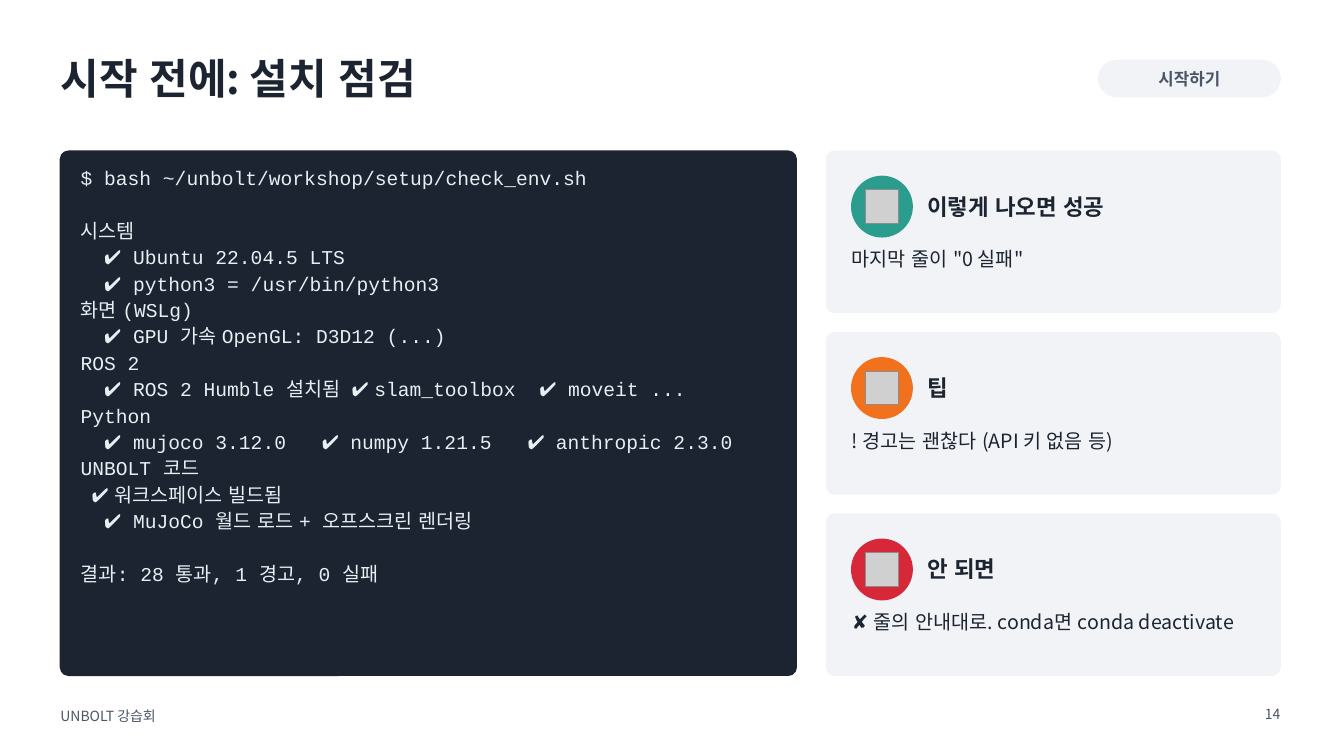
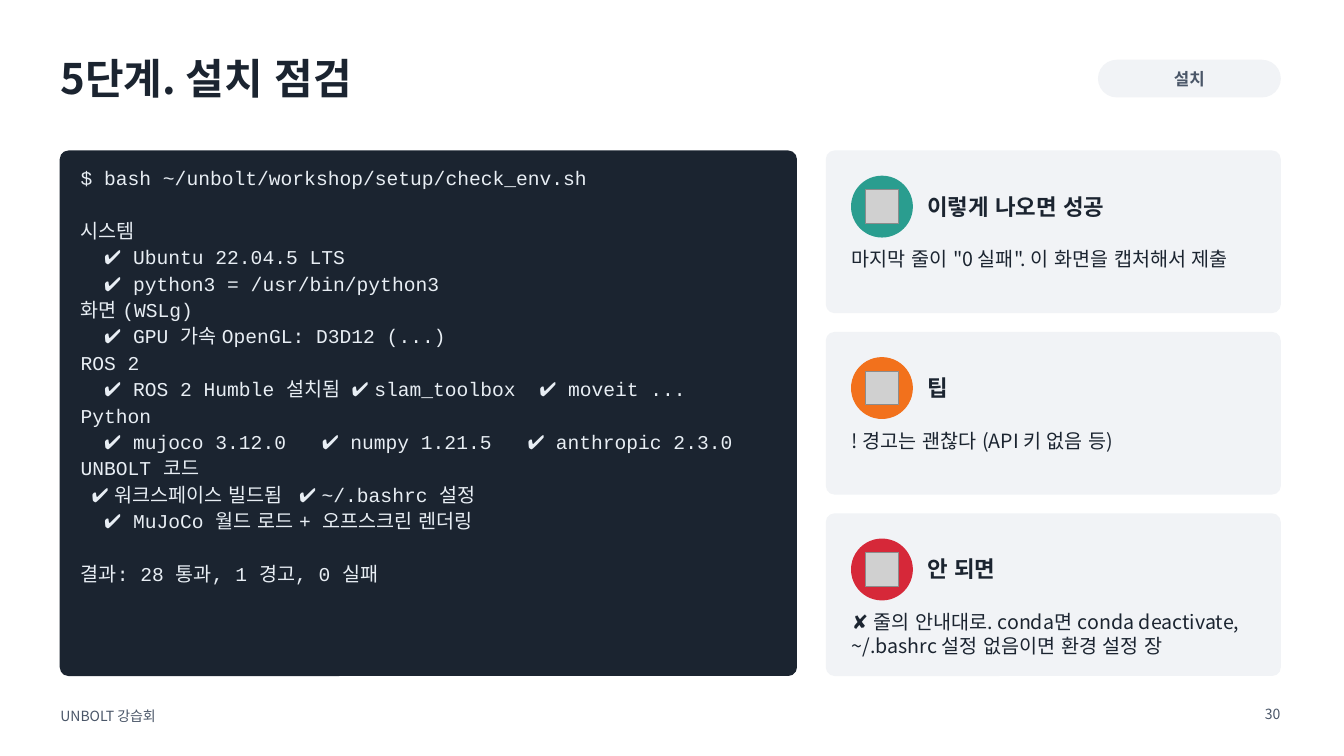
Before and after one commit to sejiny3/AIRLAB, a slide deck: slide 30 of workshop/slides/UNBOLT_workshop.pptx (slide 14 before the commit). Drawn at 1344x756 pixels with LibreOffice and Linux fonts; fonts in the diff are those of the drawing; grey boxes stand for pictures. Boxes give left, top, right and bottom in pixels: in the first picture for what was removed or moved away, otherwise in the second. Text is boxed around its words. In the diff, an @@ line names an element or a change of style, - is before the commit and + after.

```diff
--- a/workshop/slides/UNBOLT_workshop.pptx
+++ b/workshop/slides/UNBOLT_workshop.pptx
@@ title at box(60, 58, 352, 98): text changed @@
-시작 전에: 설치 점검
+5단계. 설치 점검
@@ text at box(1174, 71, 1205, 87): text changed @@
-시작하기
+설치
@@ text at box(852, 249, 1228, 268): text changed @@
-마지막 줄이 "0 실패"
+마지막 줄이 "0 실패". 이 화면을 캡처해서 제출
@@ text at box(114, 485, 476, 504): text changed @@
-✔ 워크스페이스 빌드됨
+✔ 워크스페이스 빌드됨 ✔ ~/.bashrc 설정
@@ text at box(852, 612, 1239, 657): text changed @@
-✘ 줄의 안내대로. conda면 conda deactivate
+✘ 줄의 안내대로. conda면 conda deactivate, ~/.bashrc 설정 없음이면 환경 설정 장
@@ page number at box(1265, 708, 1281, 719): text changed @@
-14
+30
```
Also in this commit, not shown: 1 other slide changed, 22 slides added, 9 other files.
